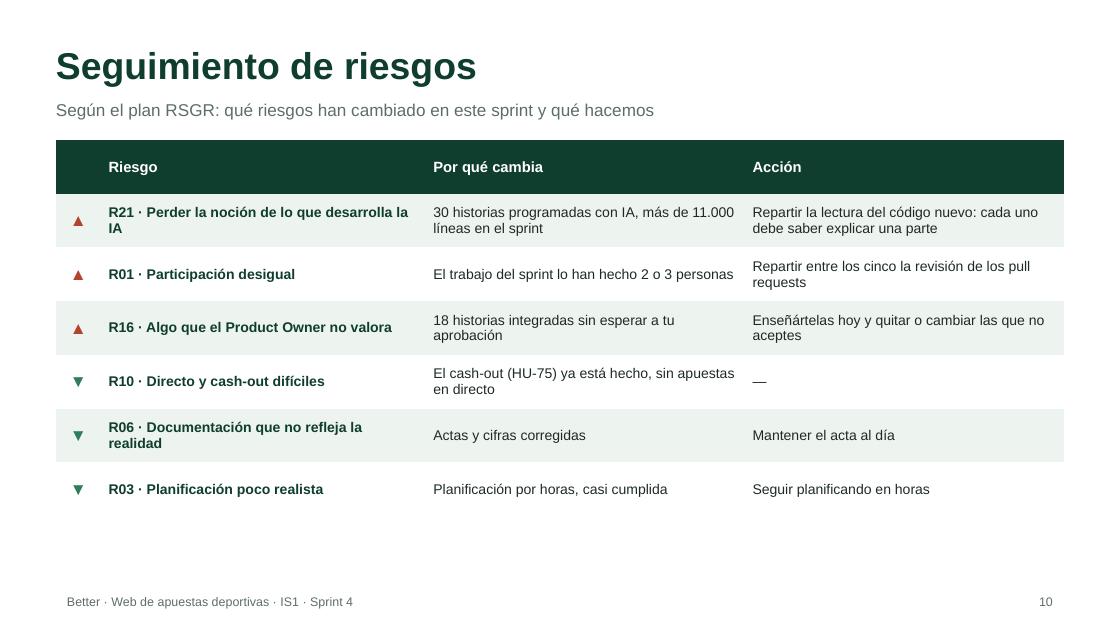
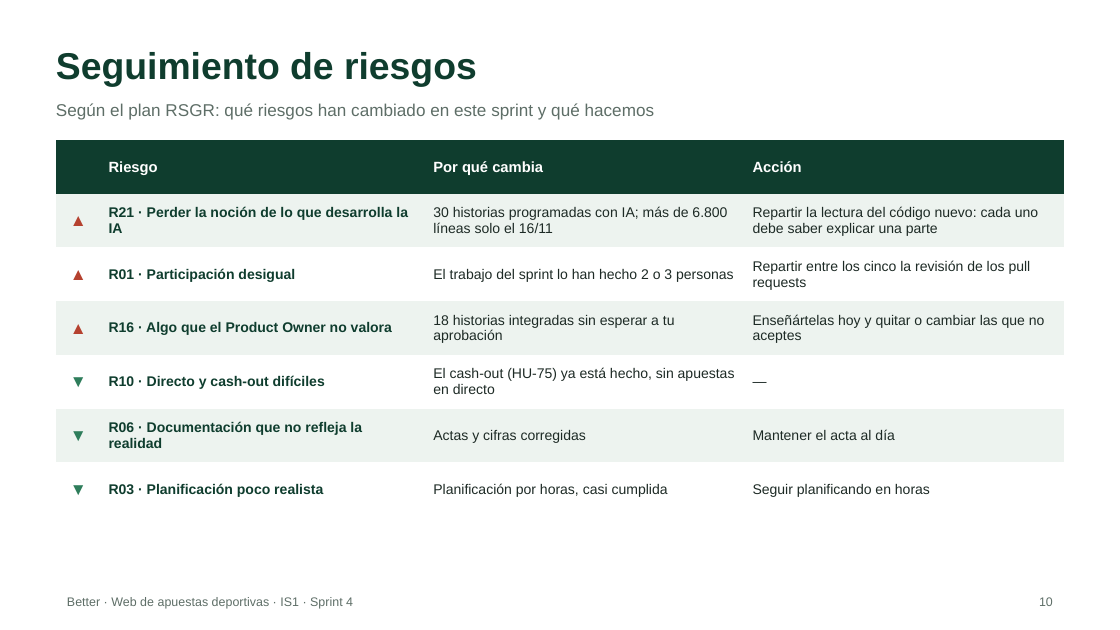
Before and after one commit to riverri/IS1, a slide deck: slide 10 of docs/presentaciones/Better_Sprint_4.pptx. Drawn at 1120x630 pixels with LibreOffice and Linux fonts; fonts in the diff are those of the drawing. Boxes give left, top, right and bottom in pixels: in the first picture for what was removed or moved away, otherwise in the second. Text is boxed around its words. In the diff, an @@ line names an element or a change of style, - is before the commit and + after.

```diff
--- a/docs/presentaciones/Better_Sprint_4.pptx
+++ b/docs/presentaciones/Better_Sprint_4.pptx
@@ table at (56, 140, 1064, 501) @@
-row 2, column 3: 30 historias programadas con IA, más de 11.000 líneas en el sprint
+row 2, column 3: 30 historias programadas con IA; más de 6.800 líneas solo el 16/11
```
Also in this commit, not shown: 5 other slides changed, 9 other files.
